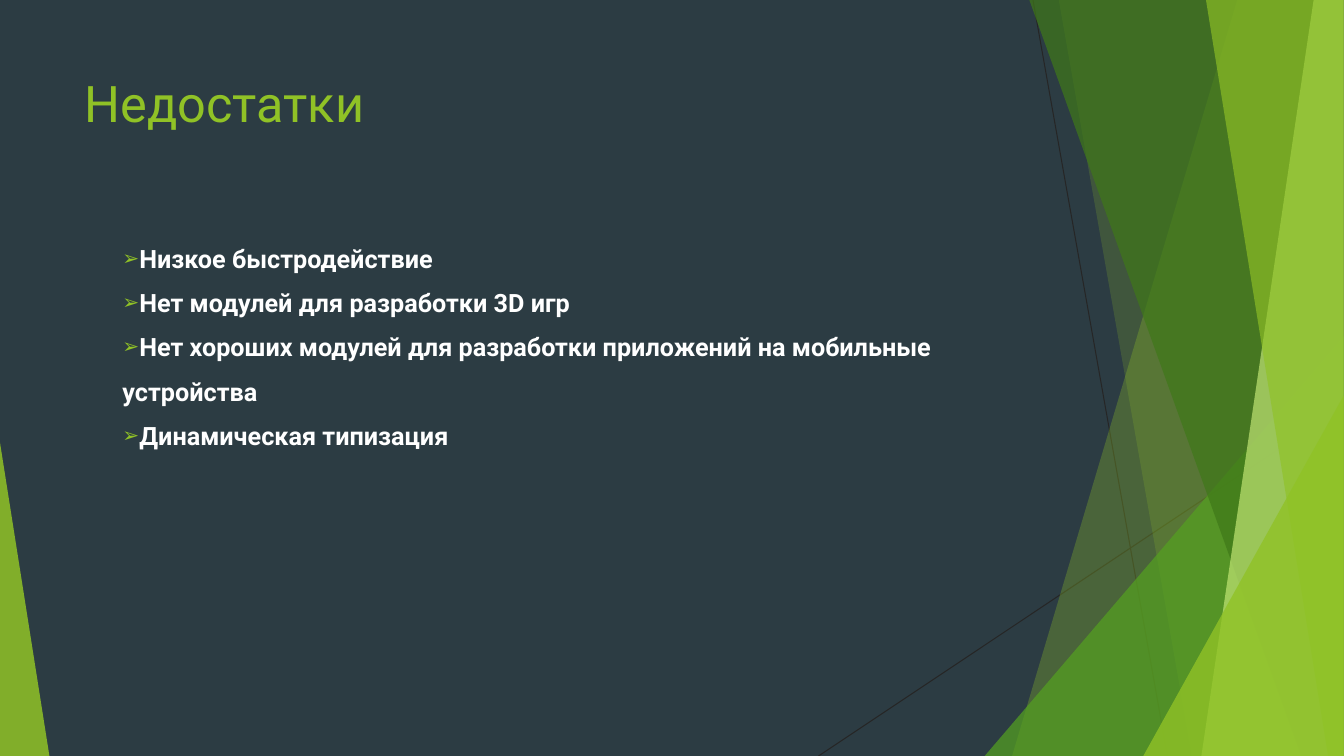
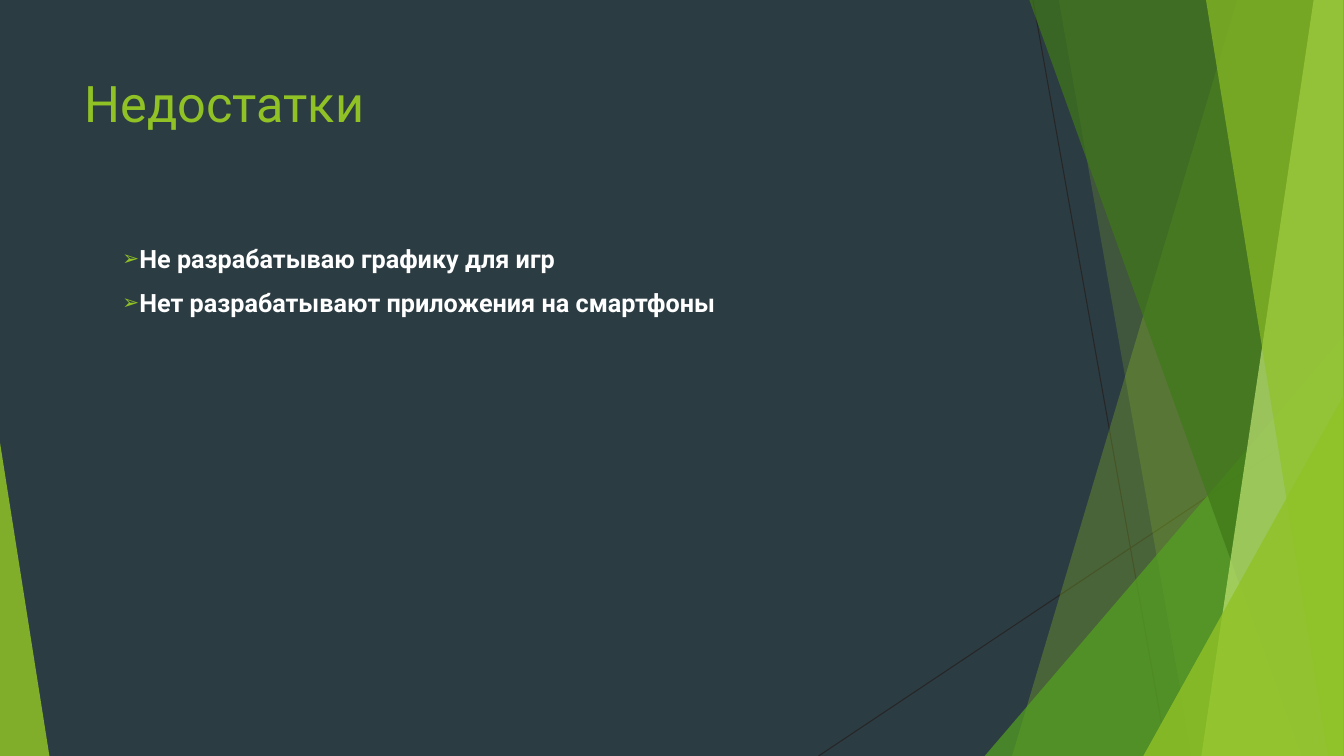
Before and after one commit to Yegor9151/for_corund, a slide deck: slide 15 of python/module 1/presentation/МК по Python.pptx. Drawn at 1344x756 pixels with LibreOffice and Linux fonts; fonts in the diff are those of the drawing. Boxes give left, top, right and bottom in pixels: in the first picture for what was removed or moved away, otherwise in the second. Text is boxed around its words. In the diff, an @@ line names an element or a change of style, - is before the commit and + after.

```diff
--- a/python/module 1/presentation/МК по Python.pptx
+++ b/python/module 1/presentation/МК по Python.pptx
@@ text at <box>139,249,715,317</box>: text changed @@
-➢ Низкое быстродействие
-➢ Нет модулей для разработки 3D игр
-➢ Нет хороших модулей для разработки приложений на мобильные
-устройства
-➢ Динамическая типизация
+➢ Не разрабатываю графику для игр
+➢ Нет разрабатывают приложения на смартфоны
```
Also in this commit, not shown: 7 other slides changed, 14 slides removed.
